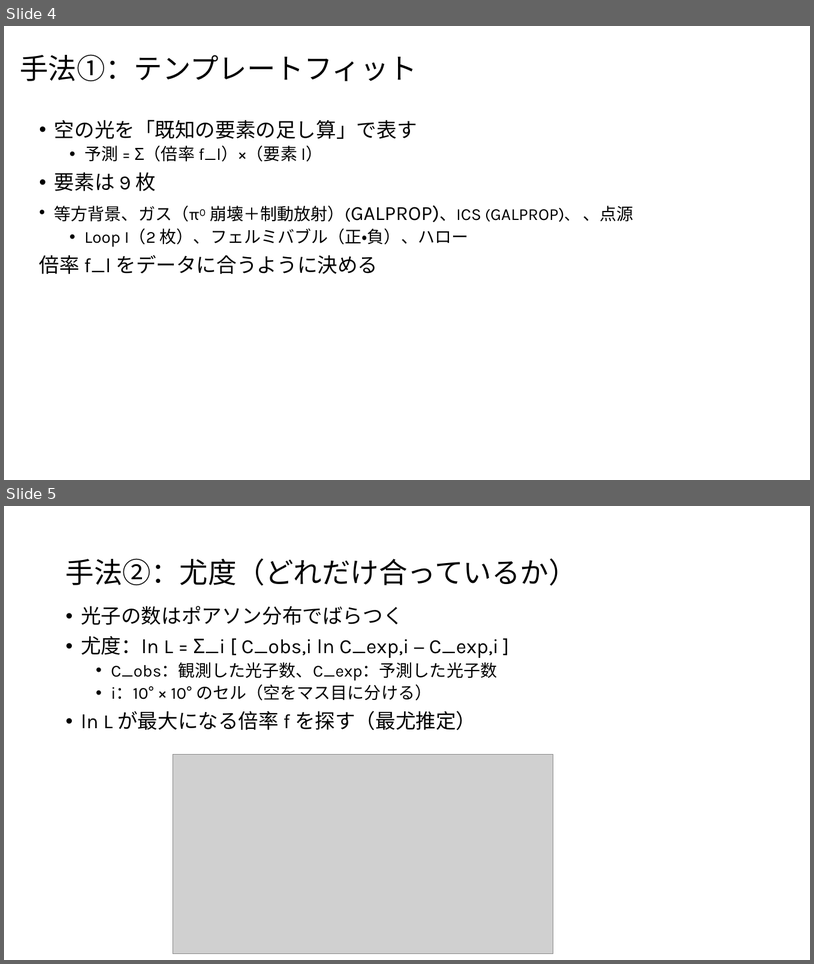
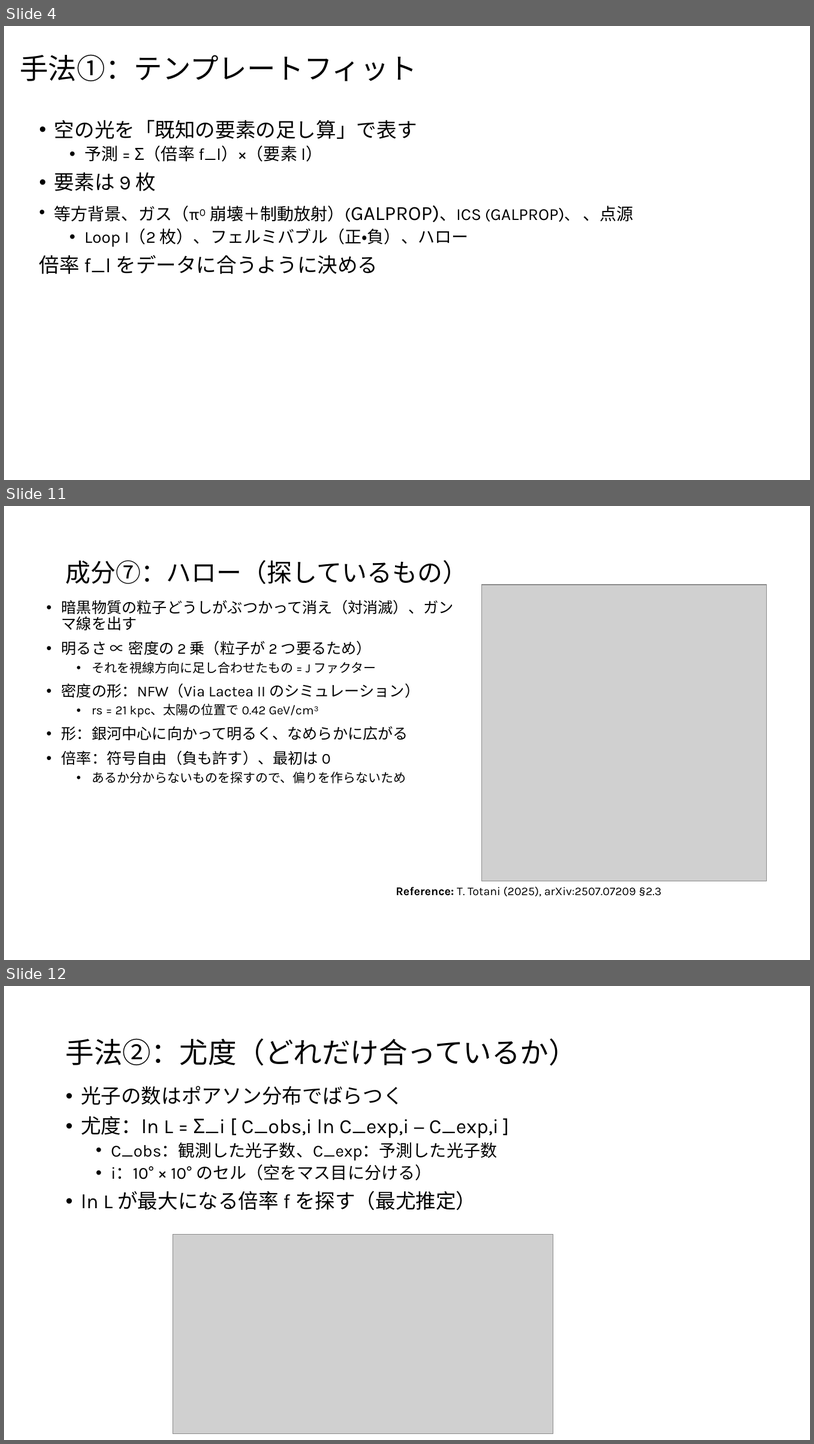
Before and after one commit to Mikann20041029/darkmatter-slides, a slide deck: slides/2026-10-02_研究進捗報告_claude.pptx. Shown one above the other, each under a label of ours: slides 4 and 5 before the commit, slides 4, 11 and 12 after it; the slides between them are not shown. The pictures are 814x964 and 814x1444 pixels, drawn with LibreOffice and Linux fonts; fonts in the diff are those of the drawing; grey boxes stand for pictures. Boxes give left, top, right and bottom in pixels: in the first picture for what was removed or moved away, otherwise in the second. Text is boxed around its words. In the diff, an @@ line names an element or a change of style, - is before the commit and + after.

```diff
--- a/slides/2026-10-02_研究進捗報告_claude.pptx
+++ b/slides/2026-10-02_研究進捗報告_claude.pptx
@@ slide 11 added at bbox=[4, 506, 810, 960], background #FFFFFF @@
@@ title added at bbox=[65, 560, 468, 584], 30 pt, text #000000 @@
+成分⑦：ハロー（探しているもの）
@@ picture added at bbox=[482, 585, 767, 881] @@
@@ text added at bbox=[62, 600, 454, 783], 18 pt, text #000000 @@
+• 暗黒物質の粒子どうしがぶつかって消え（対消滅）、ガンマ線を出す
+• 明るさ ∝ 密度の 2 乗（粒子が 2 つ要るため）
+  • それを視線方向に足し合わせたもの = J ファクター
+• 密度の形：NFW（Via Lactea II のシミュレーション）
+  • rs = 21 kpc、太陽の位置で 0.42 GeV/cm³
+• 形：銀河中心に向かって明るく、なめらかに広がる
+• 倍率：符号自由（負も許す）、最初は 0
+  • あるか分からないものを探すので、偏りを作らないため
@@ text added at bbox=[396, 886, 662, 896], 14 pt, text #000000 @@
+Reference: T. Totani (2025), arXiv:2507.07209 §2.3
@@ what was slide 5 is now slide 12 @@
```
Also in this commit, not shown: 6 other slides added, 11 other files.
